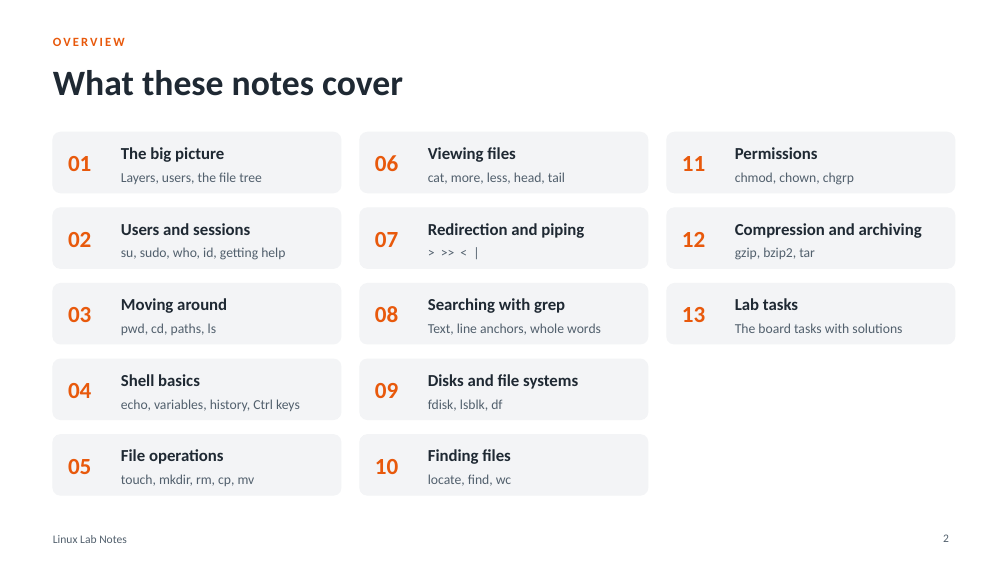
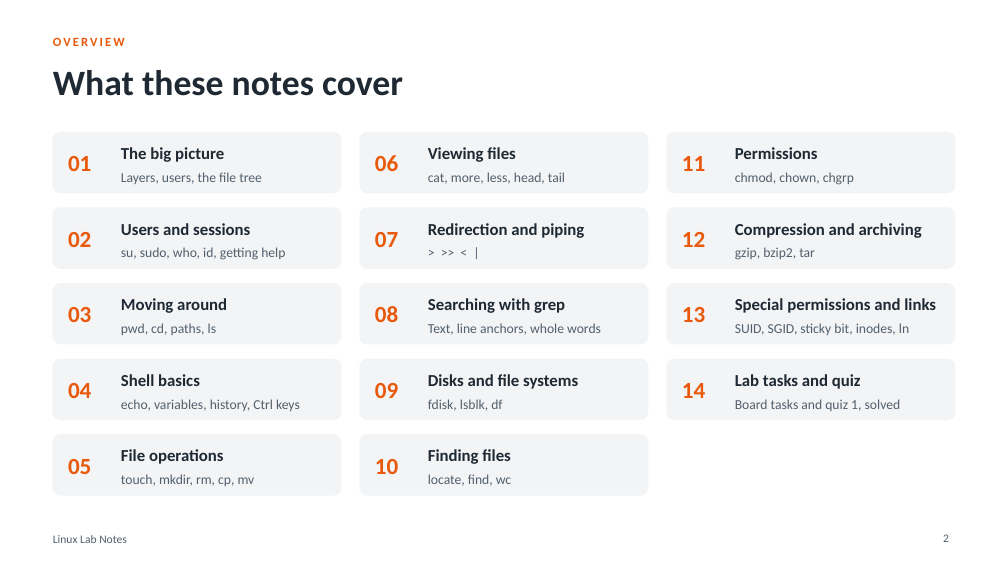
Before and after one commit to HamzaAlshafe/linux-lab-notes, a slide deck: slide 2 of Linux_Lab_Notes.pptx. Drawn at 1008x567 pixels with LibreOffice and Linux fonts; fonts in the diff are those of the drawing. Boxes give left, top, right and bottom in pixels: in the first picture for what was removed or moved away, otherwise in the second. Text is boxed around its words. In the diff, an @@ line names an element or a change of style, - is before the commit and + after.

Commit message:
Add special permissions, links and quiz 1

```diff
--- a/Linux_Lab_Notes.pptx
+++ b/Linux_Lab_Notes.pptx
@@ text at <box>735,298,936,313</box>: text changed @@
-Lab tasks
+Special permissions and links
@@ text at <box>735,323,909,335</box>: text changed @@
-The board tasks with solutions
+SUID, SGID, sticky bit, inodes, ln
@@ rounded rectangle added at <box>667,359,955,420</box>, fill #F3F4F6, outline #F3F4F6 1 pt @@
@@ text added at <box>682,383,705,398</box>, 22 pt, text #E8590C, bold @@
+14
@@ text added at <box>735,374,861,389</box>, 16 pt, text #1F2933, bold @@
+Lab tasks and quiz
@@ text added at <box>735,399,901,411</box>, 13 pt, text #52606D @@
+Board tasks and quiz 1, solved
```
Also in this commit, not shown: 7 other slides changed, 13 slides added, 1 other file.
